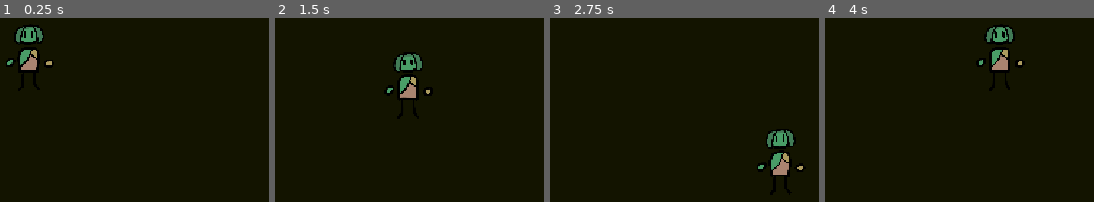
Above: before the commit, frames 1-4 (left to right).
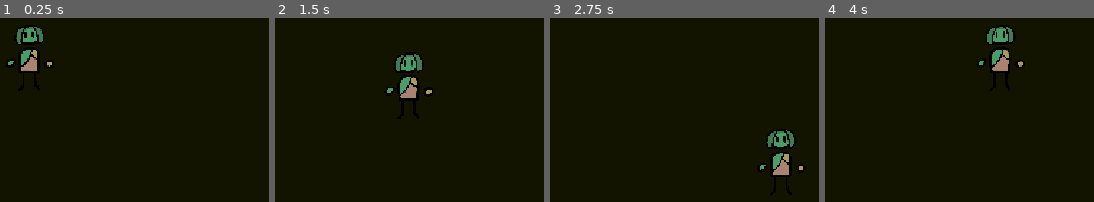
Above: after the commit, the same moments.

Repository: TheSoupIsHere/Game-Jam-Project
Game: Godot game, scene res://Scenes/main.tscn
Same seed, same stepped clock (60 frames per second), same inputs: the game is played once before the commit and once after it. This scene is started directly instead of the project's main scene.
Inputs (mouse positions are in pixels of both pictures, inside the frame that each line leads up to):
- Up to frame 1 (0.25 s): no input
- Up to frame 2 (1.5 s): tap Enter at 0.5 s; move the mouse to (482, 32) at 0.52 s; hold D (ui_right) 0.53-1.28 s; click (482, 32) at 0.67 s; move the mouse to (outside the picture) at 1.27 s; hold S (ui_down) from 1.28 s (still down)
- Up to frame 3 (2.75 s): move the mouse to (outside the picture) at 2.02 s; release S (ui_down) at 2.03 s; hold D (ui_right) from 2.03 s (still down)
- Up to frame 4 (4 s): move the mouse to (outside the picture) at 2.77 s; release D (ui_right) at 2.78 s; hold W (ui_up) 2.78-3.53 s; click (outside the picture) at 2.92 s; move the mouse to (outside the picture) at 3.52 s; hold A (ui_left) from 3.53 s (still down)

The runs differ from the first frame. In frame 1, 0.4% of the frame differs, in the area x 2-20%, y 4-29%; in frame 2, 0.3%; in frame 3, 0.4%, in the area x 77-95%, y 60-86%; in frame 4, 0.4%.

Commit message:
added all the animations

Diff:
--- a/Scenes/main.tscn
+++ b/Scenes/main.tscn
@@ -2,12 +2,134 @@
 
 [ext_resource type="Script" uid="uid://5aeo2hq42o0j" path="res://Scripts/player.gd" id="2_h2yge"]
 [ext_resource type="Script" uid="uid://bu0l5uyvq8y5g" path="res://Scripts/map_loader.gd" id="3_8gbba"]
+[ext_resource type="Texture2D" uid="uid://pn3mmdhnfjv2" path="res://art folder/woofly front walk/Woofly_Front-1.png" id="3_gt3je"]
 [ext_resource type="Texture2D" uid="uid://chk7qxr45lswy" path="res://art folder/Woofly front.png" id="4_1bvp3"]
+[ext_resource type="Texture2D" uid="uid://b3yqwj1mfnhsq" path="res://art folder/woofly front walk/Woofly_Front-2.png" id="4_3pmx8"]
 [ext_resource type="Script" uid="uid://xiaciut1a2k8" path="res://Scripts/room_generator.gd" id="4_jjvhh"]
+[ext_resource type="Texture2D" uid="uid://c21wr8rfpvle4" path="res://art folder/woofly front walk/Woofly_Front-3.png" id="5_u50mg"]
+[ext_resource type="Texture2D" uid="uid://ds85j74t22iet" path="res://art folder/woofly front walk/Woofly_Front-4.png" id="6_cbgmd"]
+[ext_resource type="Texture2D" uid="uid://3sumhetg1cw5" path="res://art folder/Woofly left.png" id="7_1w6v2"]
+[ext_resource type="Texture2D" uid="uid://ckhimopwgmrtx" path="res://art folder/woofly left walk/Woofly_Left-1.png" id="8_ueoa1"]
+[ext_resource type="Texture2D" uid="uid://cjxtm2rlmi6k" path="res://art folder/woofly left walk/Woofly_Left-2.png" id="9_6vcvc"]
+[ext_resource type="Texture2D" uid="uid://uuohn2ki10or" path="res://art folder/woofly left walk/Woofly_Left-3.png" id="10_7k868"]
+[ext_resource type="Texture2D" uid="uid://18rrtuymp6p6" path="res://art folder/woofly left walk/Woofly_Left-4.png" id="11_hpc6h"]
+[ext_resource type="Texture2D" uid="uid://bjp70rnqv8pib" path="res://art folder/Woofly right.png" id="12_kltya"]
+[ext_resource type="Texture2D" uid="uid://wds5pu3v571c" path="res://art folder/woofly right walk/Woofly_Right-1.png" id="13_e08e2"]
+[ext_resource type="Texture2D" uid="uid://c6ydsrttgve8i" path="res://art folder/woofly right walk/Woofly_Right-2.png" id="14_neg2b"]
+[ext_resource type="Texture2D" uid="uid://cow8m6rtk2c1v" path="res://art folder/woofly right walk/Woofly_Right-3.png" id="15_r33sp"]
+[ext_resource type="Texture2D" uid="uid://d4eyf603d8hsk" path="res://art folder/woofly right walk/Woofly_Right-4.png" id="16_hdf80"]
+[ext_resource type="Texture2D" uid="uid://ongsxennnifw" path="res://art folder/Woofly back.png" id="17_jwpg7"]
+[ext_resource type="Texture2D" uid="uid://bn4qqi2cgxq6c" path="res://art folder/woofly back walk/Woofly_Back-1.png" id="18_k2e45"]
+[ext_resource type="Texture2D" uid="uid://djh0ufs5klkwi" path="res://art folder/woofly back walk/Woofly_Back-2.png" id="19_536cc"]
+[ext_resource type="Texture2D" uid="uid://b4cds3x1horbt" path="res://art folder/woofly back walk/Woofly_Back-3.png" id="20_aqgau"]
+[ext_resource type="Texture2D" uid="uid://b4c6h0p3vtsbl" path="res://art folder/woofly back walk/Woofly_Back-4.png" id="21_8cuat"]
+
+[sub_resource type="SpriteFrames" id="SpriteFrames_v1u5u"]
+animations = [{
+"frames": [{
+"duration": 1.0,
+"texture": ExtResource("4_1bvp3")
+}],
+"loop": 1,
+"name": &"Down Idle",
+"speed": 5.0
+}, {
+"frames": [{
+"duration": 1.0,
+"texture": ExtResource("3_gt3je")
+}, {
+"duration": 1.0,
+"texture": ExtResource("4_3pmx8")
+}, {
+"duration": 1.0,
+"texture": ExtResource("5_u50mg")
+}, {
+"duration": 1.0,
+"texture": ExtResource("6_cbgmd")
+}],
+"loop": 1,
+"name": &"Down Walk",
+"speed": 5.0
+}, {
+"frames": [{
+"duration": 1.0,
+"texture": ExtResource("7_1w6v2")
+}],
+"loop": 1,
+"name": &"Left Idle",
+"speed": 5.0
+}, {
+"frames": [{
+"duration": 1.0,
+"texture": ExtResource("8_ueoa1")
+}, {
+"duration": 1.0,
+"texture": ExtResource("9_6vcvc")
+}, {
+"duration": 1.0,
+"texture": ExtResource("10_7k868")
+}, {
+"duration": 1.0,
+"texture": ExtResource("11_hpc6h")
+}],
+"loop": 1,
+"name": &"Left Walk",
+"speed": 5.0
+}, {
+"frames": [{
+"duration": 1.0,
+"texture": ExtResource("12_kltya")
+}],
+"loop": 1,
+"name": &"Right Idle",
+"speed": 5.0
+}, {
+"frames": [{
+"duration": 1.0,
+"texture": ExtResource("13_e08e2")
+}, {
+"duration": 1.0,
+"texture": ExtResource("14_neg2b")
+}, {
+"duration": 1.0,
+"texture": ExtResource("15_r33sp")
+}, {
+"duration": 1.0,
+"texture": ExtResource("16_hdf80")
+}],
+"loop": 1,
+"name": &"Right Walk",
+"speed": 5.0
+}, {
+"frames": [{
+"duration": 1.0,
+"texture": ExtResource("17_jwpg7")
+}],
+"loop": 1,
+"name": &"Up Idle",
+"speed": 5.0
+}, {
+"frames": [{
+"duration": 1.0,
+"texture": ExtResource("18_k2e45")
+}, {
+"duration": 1.0,
+"texture": ExtResource("19_536cc")
+}, {
+"duration": 1.0,
+"texture": ExtResource("20_aqgau")
+}, {
+"duration": 1.0,
+"texture": ExtResource("21_8cuat")
+}],
+"loop": 1,
+"name": &"Up Walk",
+"speed": 5.0
+}]
 
 [sub_resource type="CapsuleShape2D" id="CapsuleShape2D_jva71"]
-radius = 61.0
-height = 240.0
+radius = 30.338379
+height = 169.00006
 
 [node name="Node2D" type="Node2D" unique_id=1753384981]
 
@@ -17,12 +139,15 @@
 motion_mode = 1
 script = ExtResource("2_h2yge")
 
-[node name="PlayerSprite" type="Sprite2D" parent="Player" unique_id=1799831195]
-position = Vector2(-6.223633, -30.689941)
-scale = Vector2(0.13, 0.15997069)
-texture = ExtResource("4_1bvp3")
+[node name="AnimatedSprite2D" type="AnimatedSprite2D" parent="Player" unique_id=600951999]
+position = Vector2(-4.66745, -28.999939)
+scale = Vector2(0.13, 0.15999998)
+sprite_frames = SubResource("SpriteFrames_v1u5u")
+animation = &"Down Walk"
+frame_progress = 0.8209277
 
 [node name="PlayerHitbox" type="CollisionShape2D" parent="Player" unique_id=1680076149]
+position = Vector2(-1.5558385, -16.999939)
 shape = SubResource("CapsuleShape2D_jva71")
 
 [node name="Map Loader" type="Node2D" parent="." unique_id=112547903]
--- a/Scripts/player.gd
+++ b/Scripts/player.gd
@@ -1,6 +1,7 @@
 extends CharacterBody2D
 
 var speed = 1000
+var stamina = 100
 var front
 var left
 var right
Not shown, added: art folder/woofly back walk/Woofly_Back-1.png.import
Not shown, added: art folder/woofly back walk/Woofly_Back-2.png.import
Not shown, added: art folder/woofly back walk/Woofly_Back-3.png.import
Not shown, added: art folder/woofly back walk/Woofly_Back-4.png.import
Not shown, added: art folder/woofly front walk/Woofly_Front-1.png.import
Not shown, added: art folder/woofly front walk/Woofly_Front-2.png.import
Not shown, added: art folder/woofly front walk/Woofly_Front-3.png.import
Not shown, added: art folder/woofly front walk/Woofly_Front-4.png.import
Not shown, added: art folder/woofly left walk/Woofly_Left-1.png.import
Not shown, added: art folder/woofly left walk/Woofly_Left-2.png.import
Not shown, added: art folder/woofly left walk/Woofly_Left-3.png.import
Not shown, added: art folder/woofly left walk/Woofly_Left-4.png.import
(and 4 more such lines)
